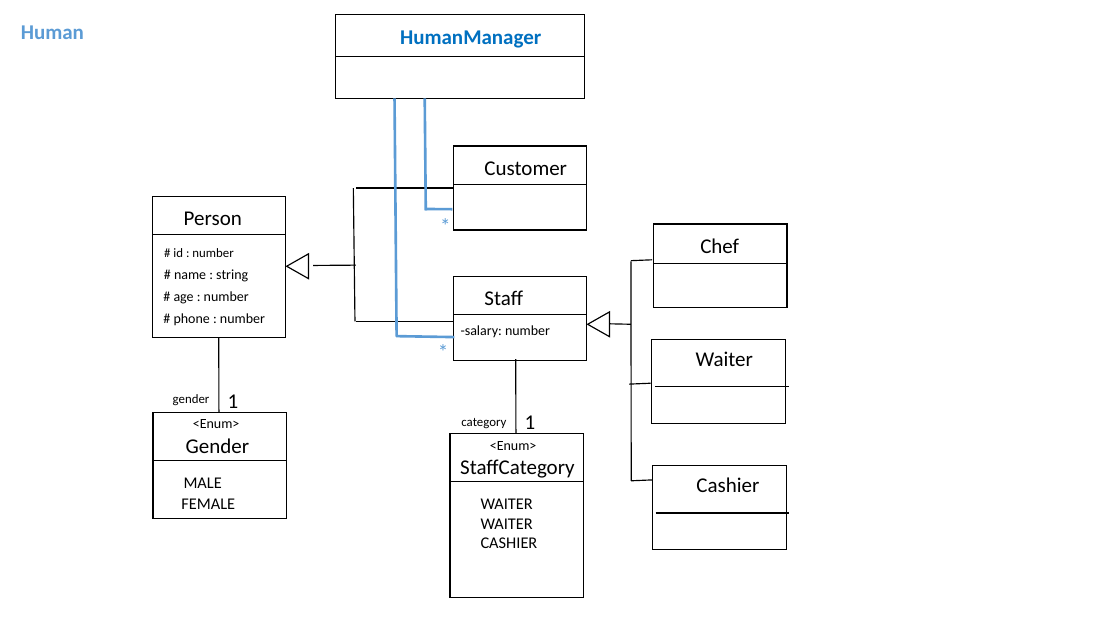
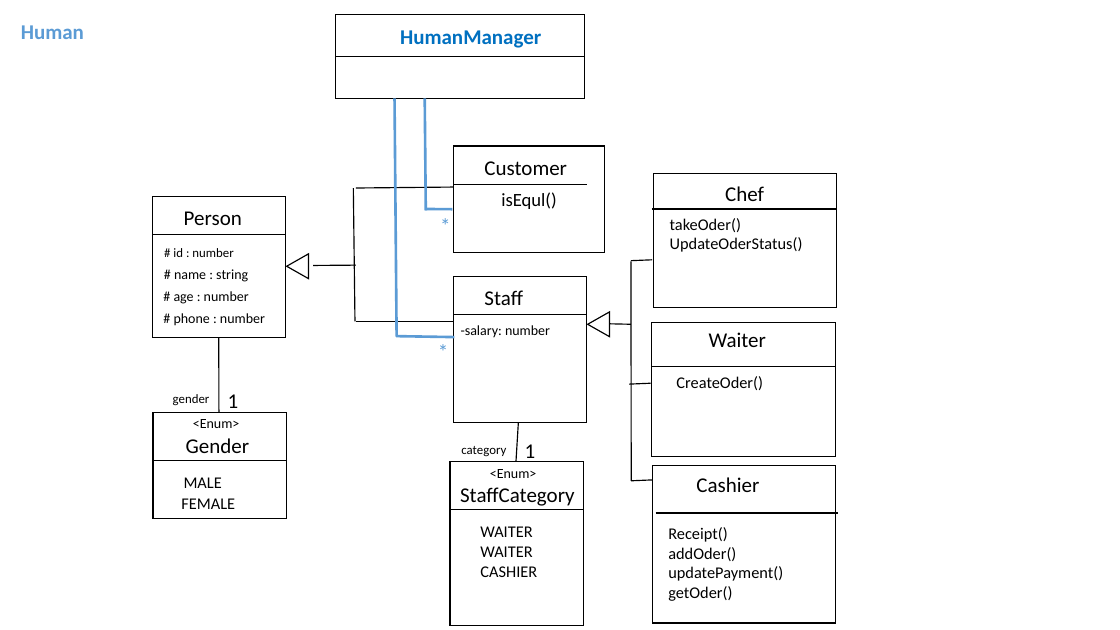
Before and after one commit to sophimkep/OOP-PROJECT, a slide deck: slide 3 of OOP PROJECT/START-UML.pptx. Drawn at 1120x630 pixels with LibreOffice and Linux fonts; fonts in the diff are those of the drawing. Boxes give left, top, right and bottom in pixels: in the first picture for what was removed or moved away, otherwise in the second. Text is boxed around its words. In the diff, an @@ line names an element or a change of style, - is before the commit and + after.

```diff
--- a/OOP PROJECT/START-UML.pptx
+++ b/OOP PROJECT/START-UML.pptx
@@ rectangle "isEqul()": place and size @@
-rectangle "isEqul()" at [453,146,586,230]
+rectangle "isEqul()" at [453,146,605,252]
@@ rectangle: place and size @@
-rectangle at [654,224,787,308]
+rectangle at [654,174,838,308]
@@ text "Chef": place and size @@
-text "Chef" at [700,238,739,253]
+text "Chef" at [725,186,764,201]
@@ text in rectangle at [501,192,556,209]: text added @@
+isEqul()
@@ line moved from (653, 263) - (787, 263) to (652, 209) - (837, 209) @@
@@ text added at [670,218,803,252], 14 pt, text #000000 @@
+takeOder()
+UpdateOderStatus()
@@ rectangle: place and size @@
-rectangle at [453,276,586,360]
+rectangle at [453,276,586,423]
@@ rectangle: place and size @@
-rectangle at [652,339,786,423]
+rectangle at [652,323,836,457]
@@ text "Waiter": place and size @@
-text "Waiter" at [696,351,753,366]
+text "Waiter" at [709,332,766,347]
@@ line moved from (655, 386) - (789, 386) to (652, 367) - (836, 367) @@
@@ text added at [676,376,763,390], 14 pt, text #000000 @@
+CreateOder()
@@ line moved from (516, 434) - (516, 360) to (516, 462) - (518, 423) @@
@@ rectangle: place and size @@
-rectangle at [653,465,786,549]
+rectangle at [653,465,836,623]
@@ 5 texts, 1 rectangle, 1 line: place and size @@
-5 texts, 1 rectangle, 1 line at [450,415,584,597]
+5 texts, 1 rectangle, 1 line at [450,444,584,626]
@@ line moved from (655, 513) - (790, 513) to (655, 513) - (839, 513) @@
@@ text added at [668,527,783,601], 14 pt, text #000000 @@
+Receipt()
+addOder()
+updatePayment()
+getOder()
```
Also in this commit, not shown: 3 other slides changed, 33 other files.
